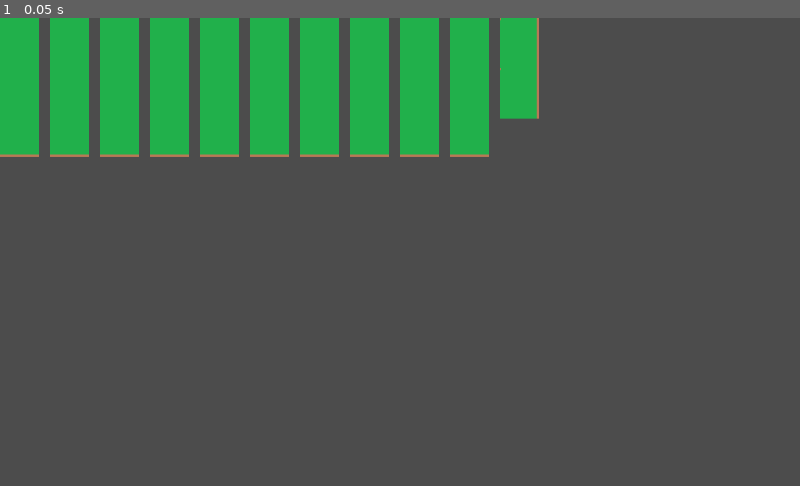
Above: before the commit, frame 1.
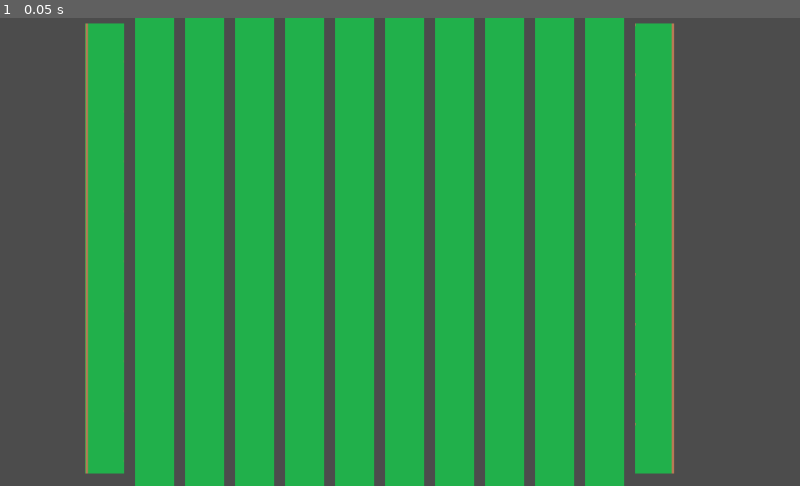
Above: after the commit, the same moment.

Repository: yojolo/balak
Game: Godot game, scene res://Scenes/Main/Main.tscn
Two runs of this game, one before a commit and one after it. Both use one fixed random seed, a clock stepped at 60 frames per second and the inputs below.
Inputs:
- Up to frame 1 (0.05 s): no input

The runs differ from the first frame. In frame 1, 56% of the frame differs, in the area x 0-85%, y 0-100%.

Commit message:
Début du script

Diff:
--- a/Scenes/Main/Main.tscn
+++ b/Scenes/Main/Main.tscn
@@ -5,3 +5,4 @@
 [node name="Main" type="Node2D"]
 
 [node name="LevelBase" parent="." instance=ExtResource( 1 )]
+position = Vector2( 172.678, 455.437 )
--- /dev/null
+++ b/Scenes/Objects/Rock.gd
@@ -0,0 +1,21 @@
+extends Area2D
+
+signal rock_pick_up
+
+# Declare member variables here. Examples:
+# var a = 2
+# var b = "text"
+
+# Called when the node enters the scene tree for the first time.
+func _ready():
+	pass # Replace with function body.
+
+# Called every frame. 'delta' is the elapsed time since the previous frame.
+#func _process(delta):
+#	pass
+
+
+func _on_Rock_body_entered(body):
+	hide()
+	if (body.type == 'WalkingPlayer'):
+		emit_signal('rock_pick_up')
--- /dev/null
+++ b/Scenes/Objects/Rock.tscn
@@ -0,0 +1,19 @@
+[gd_scene load_steps=4 format=2]
+
+[ext_resource path="res://Scenes/Objects/Rock.gd" type="Script" id=1]
+[ext_resource path="res://ammunition.png" type="Texture" id=2]
+
+[sub_resource type="RectangleShape2D" id=1]
+extents = Vector2( 10.3984, 9.51221 )
+
+[node name="Rock" type="Area2D"]
+script = ExtResource( 1 )
+
+[node name="Sprite" type="Sprite" parent="."]
+texture = ExtResource( 2 )
+
+[node name="CollisionShape2D" type="CollisionShape2D" parent="."]
+position = Vector2( -1, -1 )
+shape = SubResource( 1 )
+
+[connection signal="body_entered" from="." to="." method="_on_Rock_body_entered"]
--- /dev/null
+++ b/Scenes/WalkingPlayer/WalkingPlayer.gd
@@ -0,0 +1,30 @@
+extends KinematicBody2D
+
+signal hit
+
+# Declare member variables here. Examples:
+# var a = 2
+# var b = "text"
+export var speed = 400  # How fast the player will move (pixels/sec).
+var screen_size  # Size of the game window.
+var type = 'WalkingPlayer'
+
+
+# Called when the node enters the scene tree for the first time.
+func _ready():
+	screen_size = get_viewport_rect().size
+
+# Called every frame. 'delta' is the elapsed time since the previous frame.
+func _process(delta):
+    var velocity = Vector2()  # The player's movement vector.
+    if Input.is_action_pressed("ui_right"):
+        velocity.x += 1
+    if Input.is_action_pressed("ui_left"):
+        velocity.x -= 1
+    if Input.is_action_pressed("ui_down"):
+        velocity.y += 1
+    if Input.is_action_pressed("ui_up"):
+        velocity.y -= 1
+    if velocity.length() > 0:
+        velocity = velocity.normalized() * speed
+    move_and_collide(velocity * delta)
--- a/Scenes/WalkingPlayer/WalkingPlayer.tscn
+++ b/Scenes/WalkingPlayer/WalkingPlayer.tscn
@@ -1,8 +1,16 @@
-[gd_scene load_steps=2 format=2]
+[gd_scene load_steps=4 format=2]
 
-[ext_resource path="res://walker.png" type="Texture" id=1]
+[ext_resource path="res://Scenes/WalkingPlayer/WalkingPlayer.gd" type="Script" id=1]
+[ext_resource path="res://walker.png" type="Texture" id=2]
+
+[sub_resource type="CircleShape2D" id=1]
+radius = 21.4606
 
 [node name="WalkingPlayer" type="KinematicBody2D"]
+script = ExtResource( 1 )
 
 [node name="Sprite" type="Sprite" parent="."]
-texture = ExtResource( 1 )
+texture = ExtResource( 2 )
+
+[node name="CollisionShape2D" type="CollisionShape2D" parent="."]
+shape = SubResource( 1 )
--- /dev/null
+++ b/Test.tscn
@@ -0,0 +1,12 @@
+[gd_scene load_steps=3 format=2]
+
+[ext_resource path="res://Scenes/Objects/Rock.tscn" type="PackedScene" id=1]
+[ext_resource path="res://Scenes/WalkingPlayer/WalkingPlayer.tscn" type="PackedScene" id=2]
+
+[node name="Node2D" type="Node2D"]
+
+[node name="Rock" parent="." instance=ExtResource( 1 )]
+position = Vector2( 101.247, 89.9978 )
+
+[node name="WalkingPlayer" parent="." instance=ExtResource( 2 )]
+position = Vector2( 229.511, 40.5296 )
Binary file added: ammunition.png
Not shown, added: ammunition.png.import
